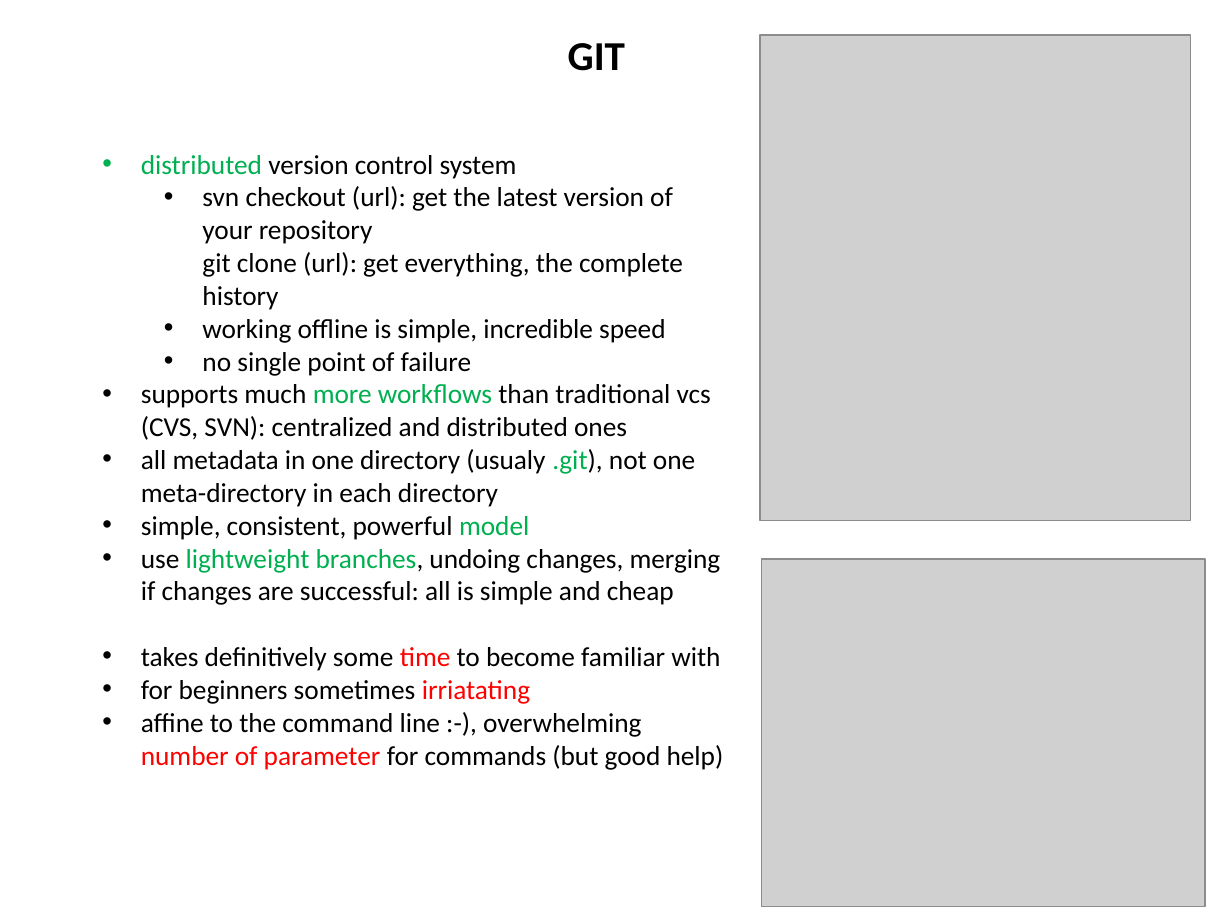
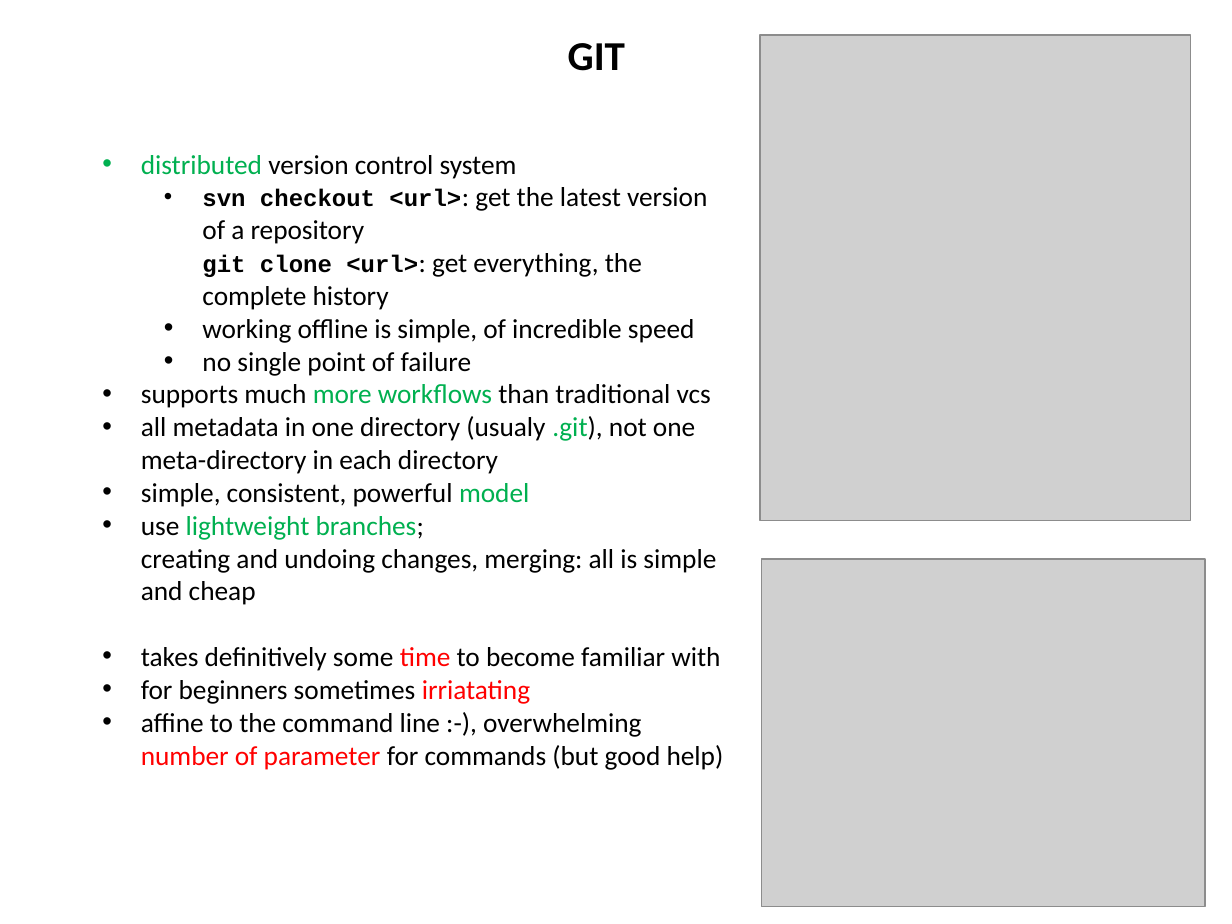
Before and after one commit to hanbei/git_tutorial, a slide deck: slide 2 of architektur.pptx. Drawn at 1232x924 pixels with LibreOffice and Linux fonts; fonts in the diff are those of the drawing; grey boxes stand for pictures. Boxes give left, top, right and bottom in pixels: in the first picture for what was removed or moved away, otherwise in the second. Text is boxed around its words. In the diff, an @@ line names an element or a change of style, - is before the commit and + after.

```diff
--- a/architektur.pptx
+++ b/architektur.pptx
@@ text at <box>202,187,707,343</box>: text changed @@
-  • svn checkout (url): get the latest version of your repository
-    git clone (url): get everything, the complete history
-  • working offline is simple, incredible speed
+  • svn checkout <url>: get the latest version of a repository
+    git clone <url>: get everything, the complete history
+  • working offline is simple, of incredible speed
@@ text at <box>141,384,711,408</box>: text changed @@
-• supports much more workflows than traditional vcs (CVS, SVN): centralized and distributed ones
+• supports much more workflows than traditional vcs
@@ text at <box>141,516,716,605</box>: text changed @@
-• use lightweight branches, undoing changes, merging if changes are successful: all is simple and cheap
+• use lightweight branches;
+  creating and undoing changes, merging: all is simple and cheap
```
Also in this commit, not shown: 8 other slides changed, 1 slide added, 1 slide removed, 1 other file.
